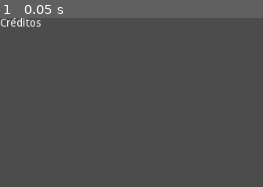
Above: before the commit, frame 1.
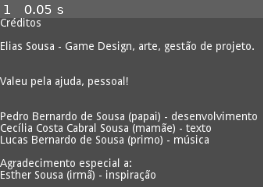
Above: after the commit, the same moment.

Repository: bernardodesousa/alert-little-sister
Game: Godot game, scene res://credits.tscn
The game is run twice, just before and just after one commit, with the same random seed, the same clock (stepped at 60 frames per second) and the same inputs. The project has no main scene, so this scene is started directly.
Inputs:
- Up to frame 1 (0.05 s): no input

The runs differ from the first frame. In frame 1, 12% of the frame differs, in the area x 0-98%, y 13-97%.

Commit message:
Add text

Diff:
--- a/credits.tscn
+++ b/credits.tscn
@@ -8,9 +8,22 @@
 }
 
 [node name="RichTextLabel" type="RichTextLabel" parent="."]
-margin_right = 229.0
-margin_bottom = 40.0
-text = "Créditos"
+margin_right = 788.0
+margin_bottom = 456.0
+text = "Créditos
+
+Elias Sousa - Game Design, arte, gestão de projeto.
+
+
+Valeu pela ajuda, pessoal!
+
+
+Pedro Bernardo de Sousa (papai) - desenvolvimento
+Cecília Costa Cabral Sousa (mamãe) - texto
+Lucas Bernardo de Sousa (primo) - música
+
+Agradecimento especial a:
+Esther Sousa (irmã) - inspiração"
 __meta__ = {
 "_edit_use_anchors_": false
 }
--- a/intro.tscn
+++ b/intro.tscn
@@ -8,9 +8,16 @@
 }
 
 [node name="title" type="RichTextLabel" parent="."]
-margin_right = 369.0
-margin_bottom = 40.0
-text = "Alert! Little Sister"
+margin_right = 559.0
+margin_bottom = 176.0
+text = "Oi, meu nome é Caco e eu tenho uma irmãzinha muito fofa.
+
+Mas às vezes ela é meio grudenta e eu preciso fugir dela.
+
+Preciso da sua ajuda pra escapar do milésimo abraço grudento do dia!
+
+Basta clicar na seta pra eu avançar.
+E clicar na barra de espaço pra eu pular os obbstáculos."
 __meta__ = {
 "_edit_use_anchors_": false
 }
